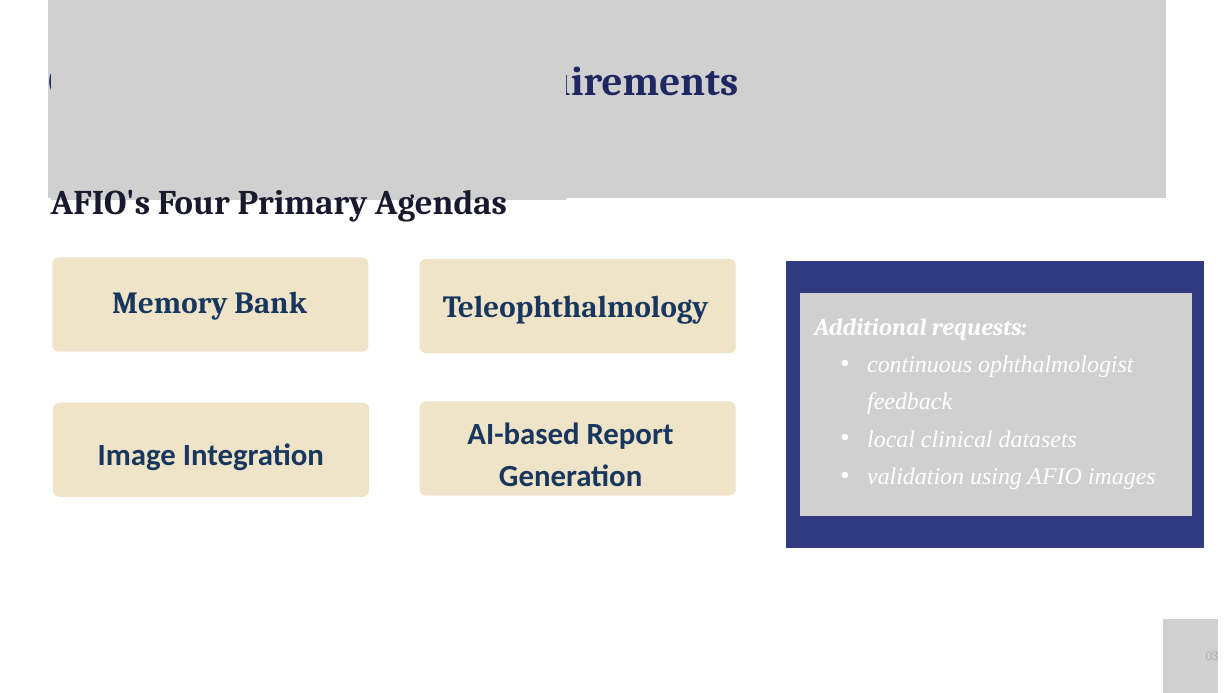
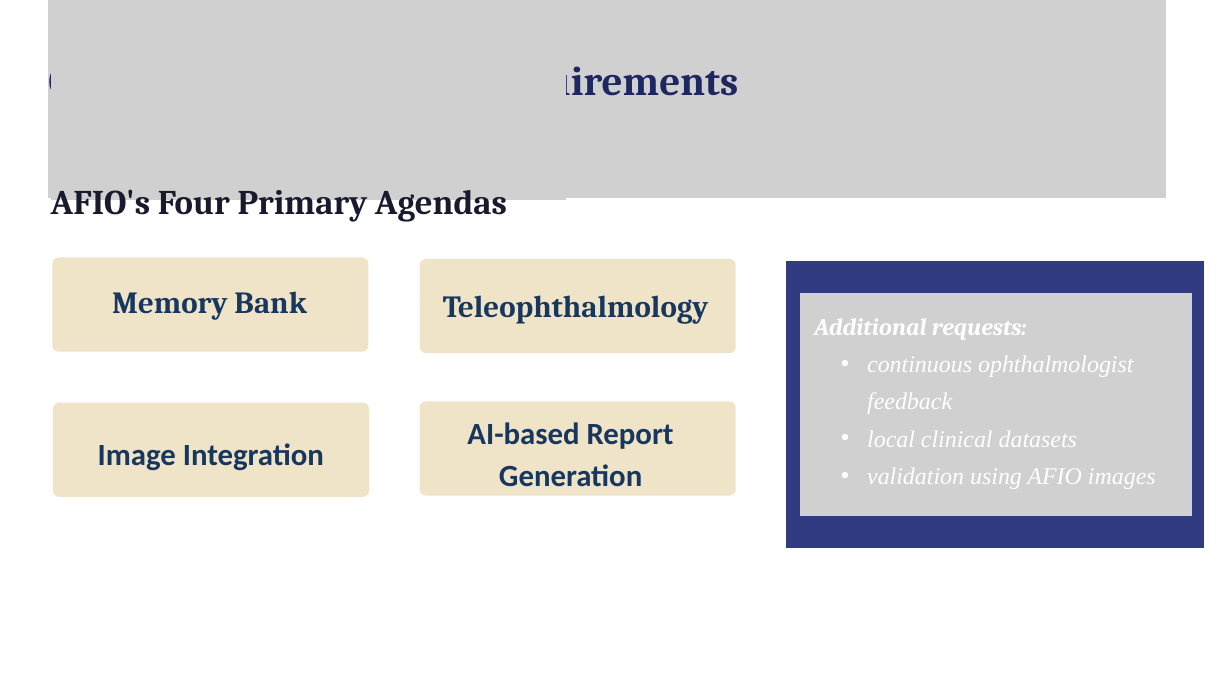
Before and after one commit to arsalsaeed27/AI-Based-Screening-System, a slide deck: slide 3 of Docs/PPT/AFIO Updated Sol..pptx. Drawn at 1232x693 pixels with LibreOffice and Linux fonts; fonts in the diff are those of the drawing; grey boxes stand for pictures. Boxes give left, top, right and bottom in pixels: in the first picture for what was removed or moved away, otherwise in the second. Text is boxed around its words. In the diff, an @@ line names an element or a change of style, - is before the commit and + after.

```diff
--- a/Docs/PPT/AFIO Updated Sol..pptx
+++ b/Docs/PPT/AFIO Updated Sol..pptx
@@ picture removed at bbox=[1163, 619, 1218, 693] @@
@@ text removed at bbox=[1206, 648, 1219, 664] @@
-03
```
Also in this commit, not shown: 5 other slides changed, 1 slide added, 13 other files.
